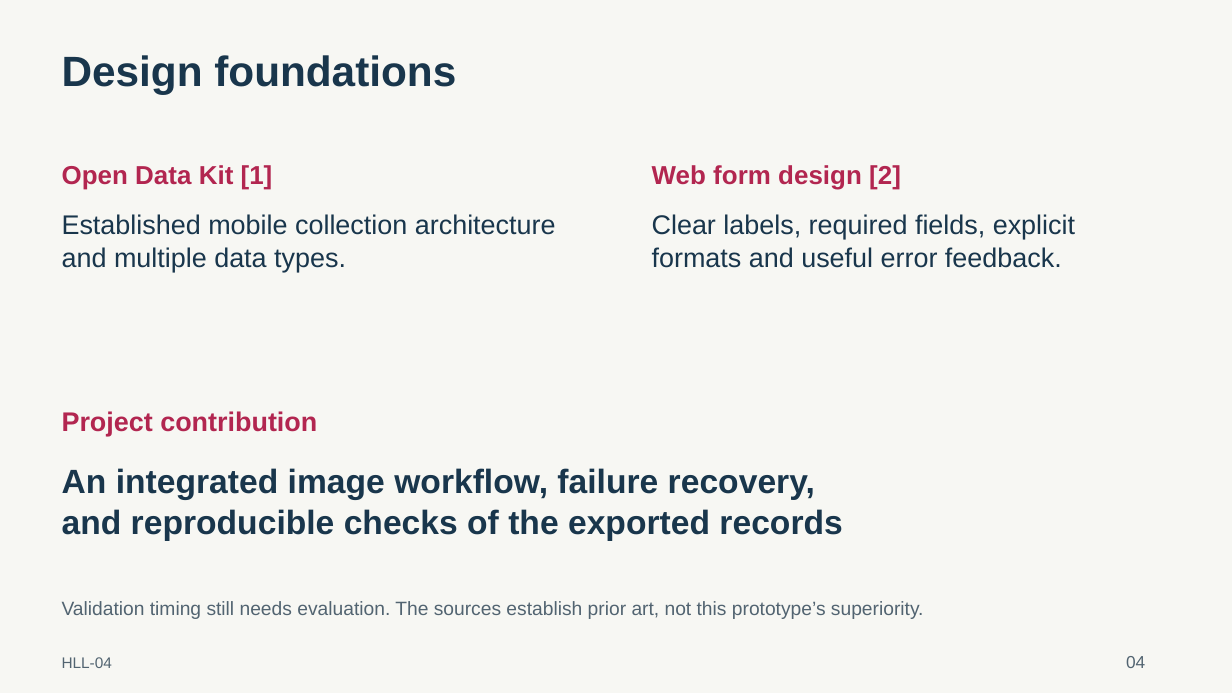
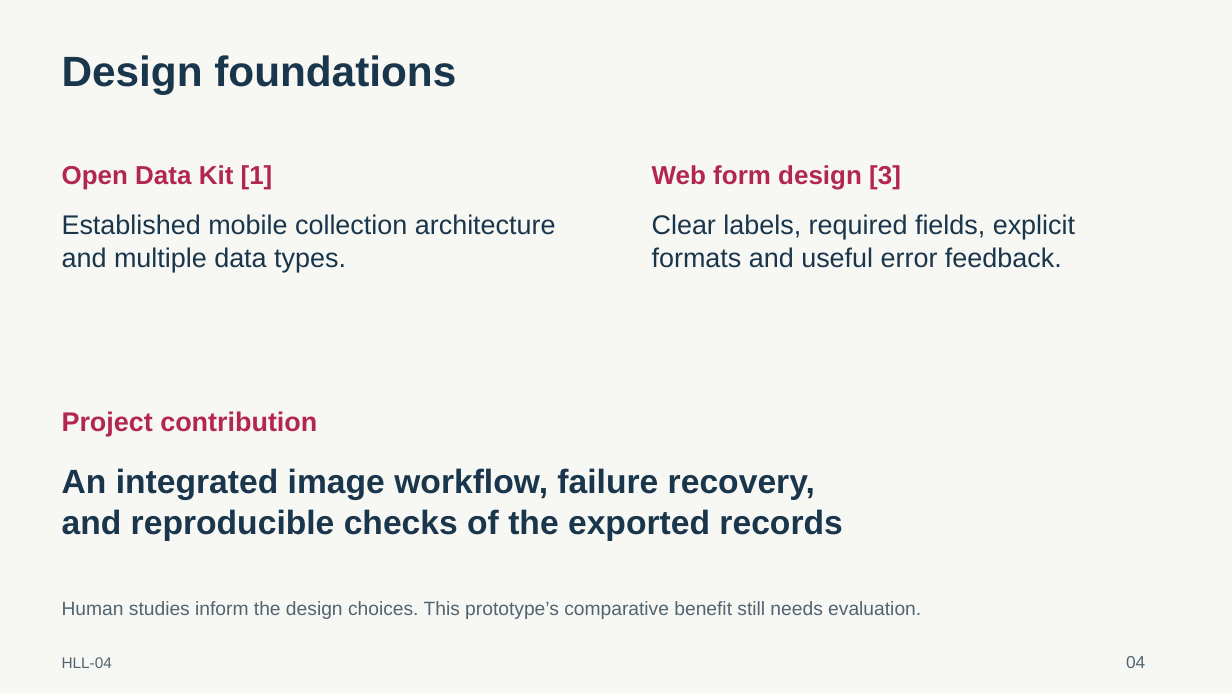
Before and after one commit to hariquasar/hll-04-capture-ui, a slide deck: slide 4 of docs/presentation/HLL-04_Presentation.pptx. Drawn at 1232x693 pixels with LibreOffice and Linux fonts; fonts in the diff are those of the drawing. Boxes give left, top, right and bottom in pixels: in the first picture for what was removed or moved away, otherwise in the second. Text is boxed around its words. In the diff, an @@ line names an element or a change of style, - is before the commit and + after.

Commit message:
Apply research-informed remote UI revision and update FYP materials

```diff
--- a/docs/presentation/HLL-04_Presentation.pptx
+++ b/docs/presentation/HLL-04_Presentation.pptx
@@ text at box(652, 165, 901, 190): text changed @@
-Web form design [2]
+Web form design [3]
@@ text at box(62, 601, 921, 619): text changed @@
-Validation timing still needs evaluation. The sources establish prior art, not this prototype’s superiority.
+Human studies inform the design choices. This prototype’s comparative benefit still needs evaluation.
```
Also in this commit, not shown: 14 other slides changed, 2 slides added, 34 other files.
